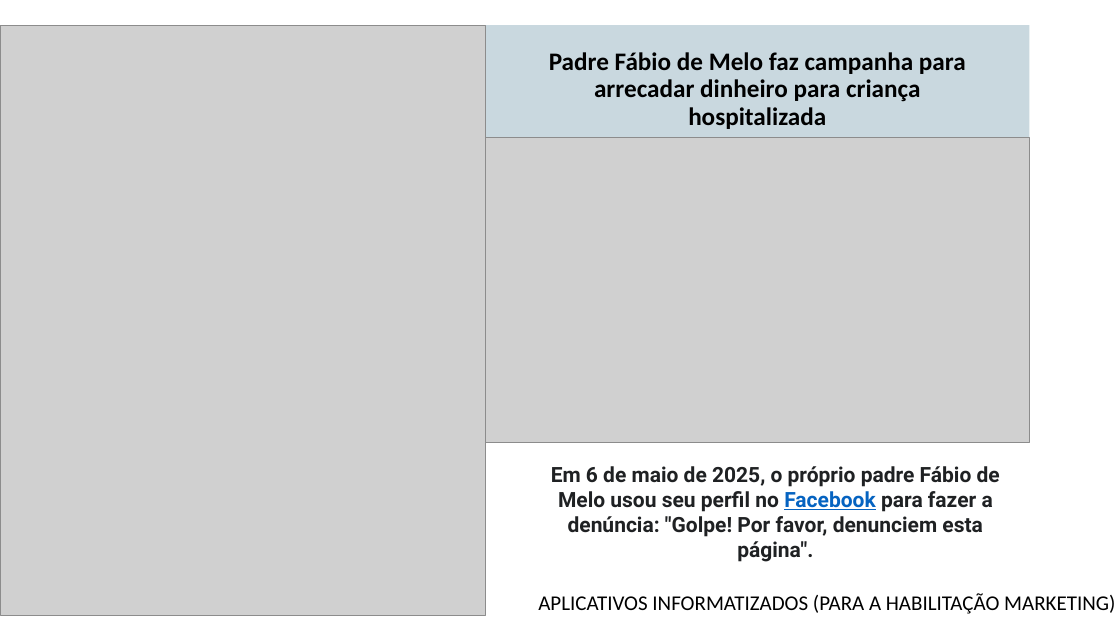
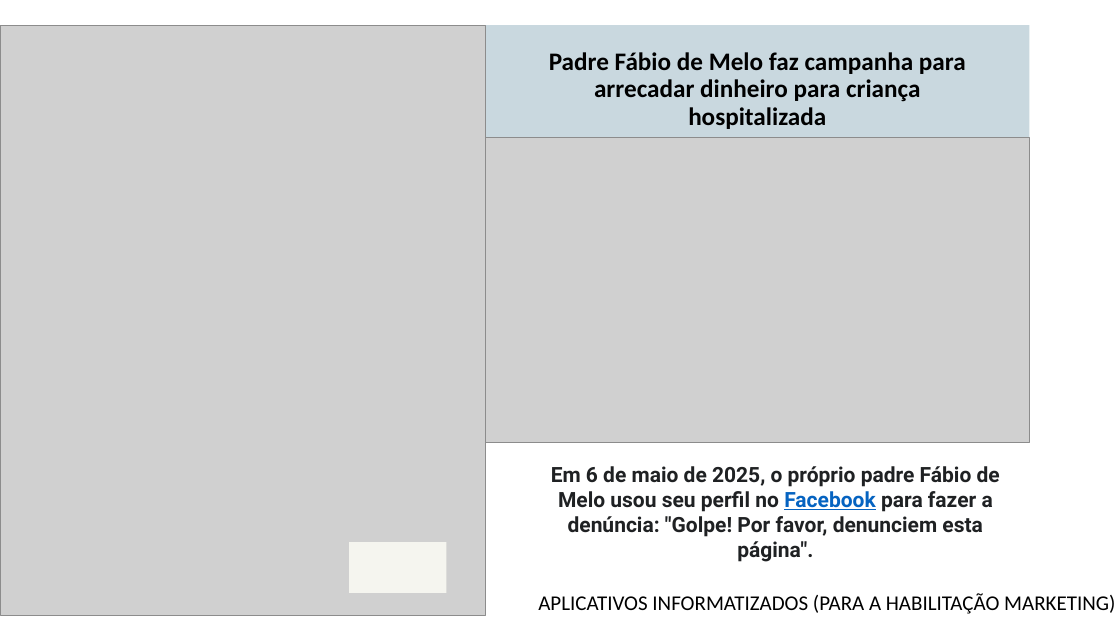
Before and after one commit to edielsi/doc-mkn, a slide deck: slide 13 of tecnica-de-pesquisa-na-web.pptx. Drawn at 1120x630 pixels with LibreOffice and Linux fonts; fonts in the diff are those of the drawing; grey boxes stand for pictures; background and template pictures are left out. Boxes give left, top, right and bottom in pixels: in the first picture for what was removed or moved away, otherwise in the second. Text is boxed around its words. In the diff, an @@ line names an element or a change of style, - is before the commit and + after.

```diff
--- a/tecnica-de-pesquisa-na-web.pptx
+++ b/tecnica-de-pesquisa-na-web.pptx
@@ rectangle added at (350, 542, 447, 593), fill #F5F5EF @@
```
Also in this commit, not shown: 5 other slides changed.
